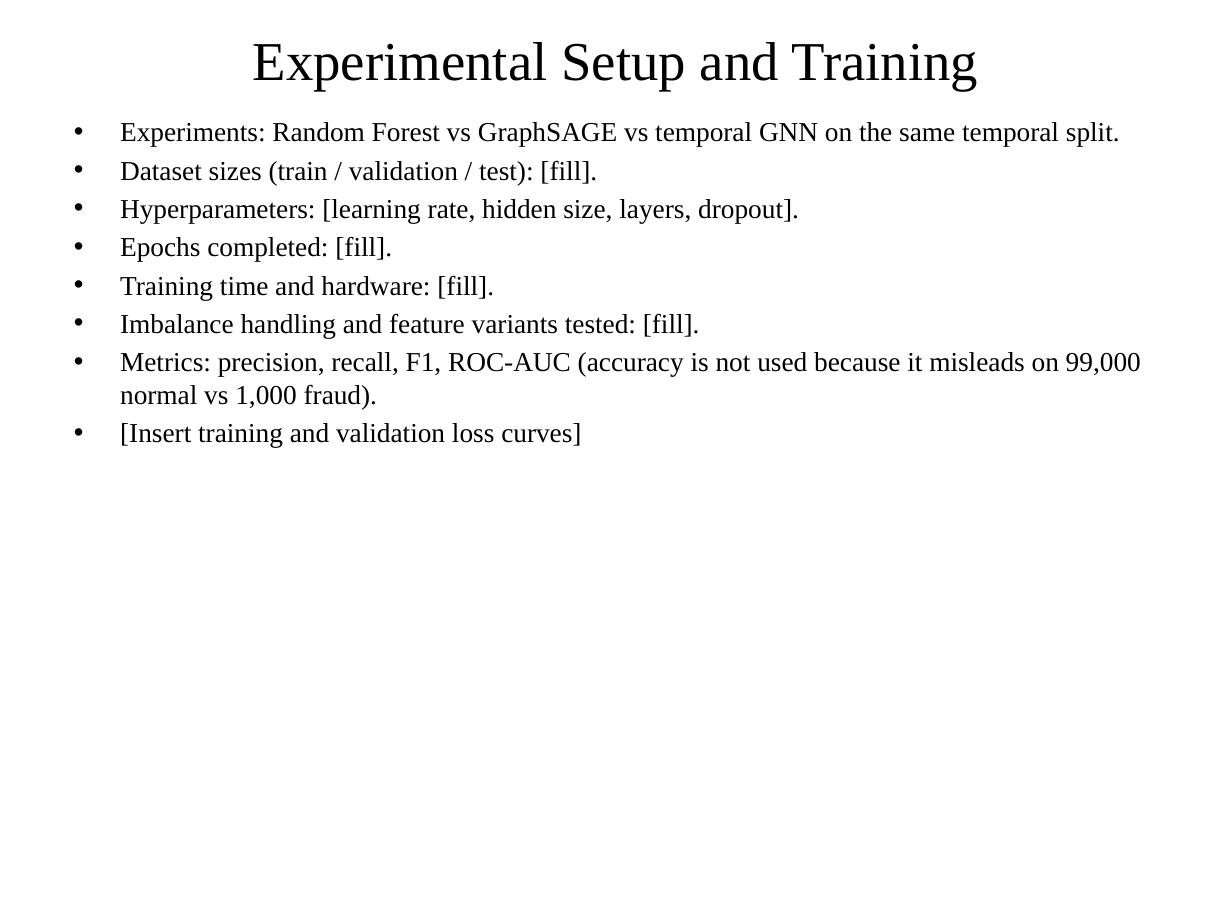
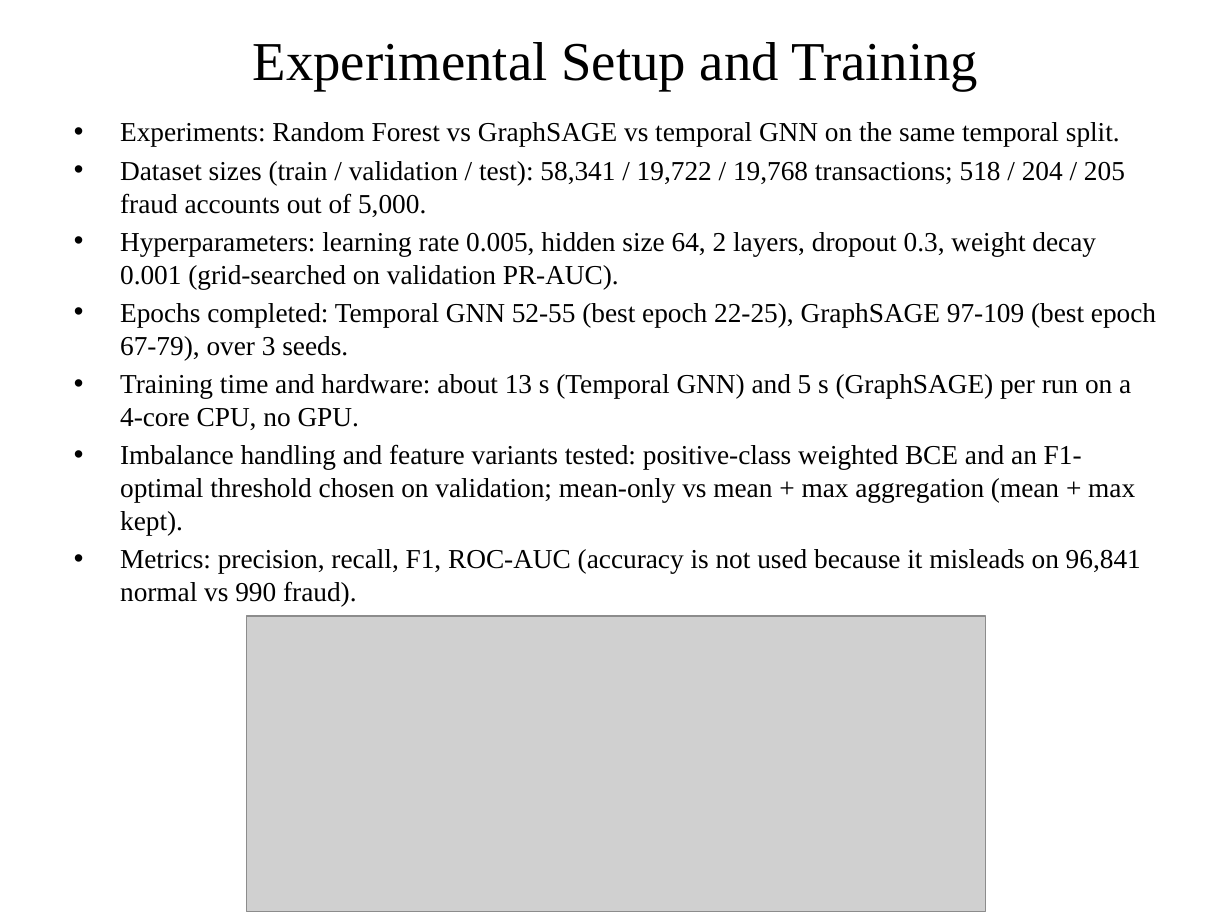
Before and after one commit to ImGhost7/Fraudscope, a slide deck: slide 12 of FraudScope_DL_Project_Implementation.pptx. Drawn at 1232x924 pixels with LibreOffice and Linux fonts; fonts in the diff are those of the drawing; grey boxes stand for pictures. Boxes give left, top, right and bottom in pixels: in the first picture for what was removed or moved away, otherwise in the second. Text is boxed around its words. In the diff, an @@ line names an element or a change of style, - is before the commit and + after.

```diff
--- a/FraudScope_DL_Project_Implementation.pptx
+++ b/FraudScope_DL_Project_Implementation.pptx
@@ text at box(120, 161, 1156, 606): text changed @@
-• Dataset sizes (train / validation / test): [fill].
-• Hyperparameters: [learning rate, hidden size, layers, dropout].
-• Epochs completed: [fill].
-• Training time and hardware: [fill].
-• Imbalance handling and feature variants tested: [fill].
-• Metrics: precision, recall, F1, ROC-AUC (accuracy is not used because it misleads on 99,000 normal vs 1,000 fraud).
-• [Insert training and validation loss curves]
+• Dataset sizes (train / validation / test): 58,341 / 19,722 / 19,768 transactions; 518 / 204 / 205 fraud accounts out of 5,000.
+• Hyperparameters: learning rate 0.005, hidden size 64, 2 layers, dropout 0.3, weight decay 0.001 (grid-searched on validation PR-AUC).
+• Epochs completed: Temporal GNN 52-55 (best epoch 22-25), GraphSAGE 97-109 (best epoch 67-79), over 3 seeds.
+• Training time and hardware: about 13 s (Temporal GNN) and 5 s (GraphSAGE) per run on a 4-core CPU, no GPU.
+• Imbalance handling and feature variants tested: positive-class weighted BCE and an F1-optimal threshold chosen on validation; mean-only vs mean + max aggregation (mean + max kept).
+• Metrics: precision, recall, F1, ROC-AUC (accuracy is not used because it misleads on 96,841 normal vs 990 fraud).
@@ picture added at box(246, 616, 986, 912) @@
```
Also in this commit, not shown: 9 other slides changed, 1 slide added, 20 other files.
